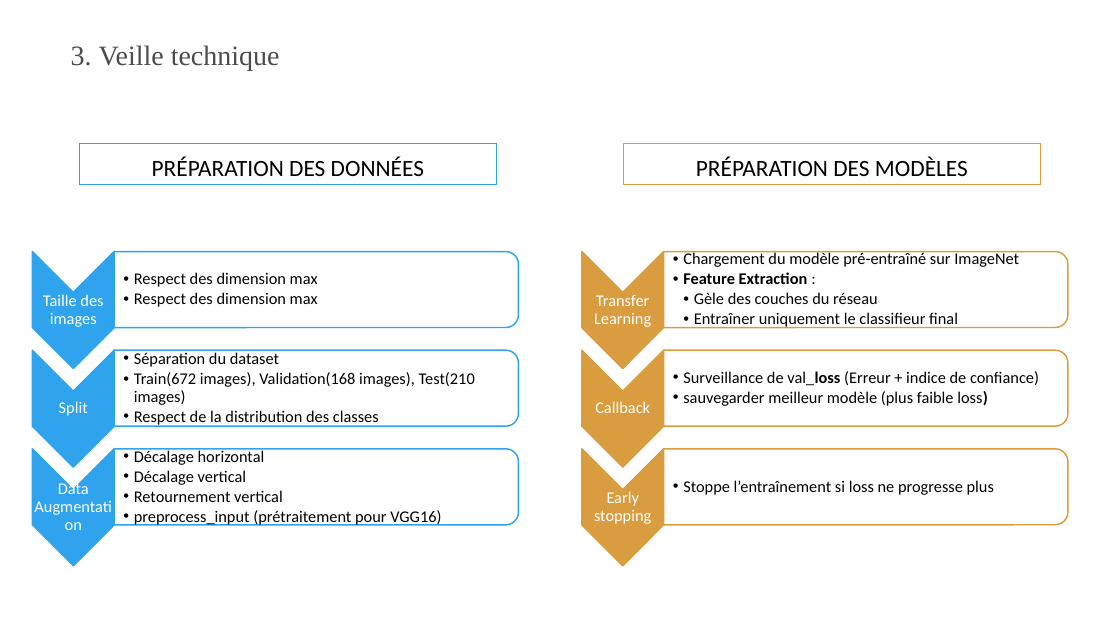
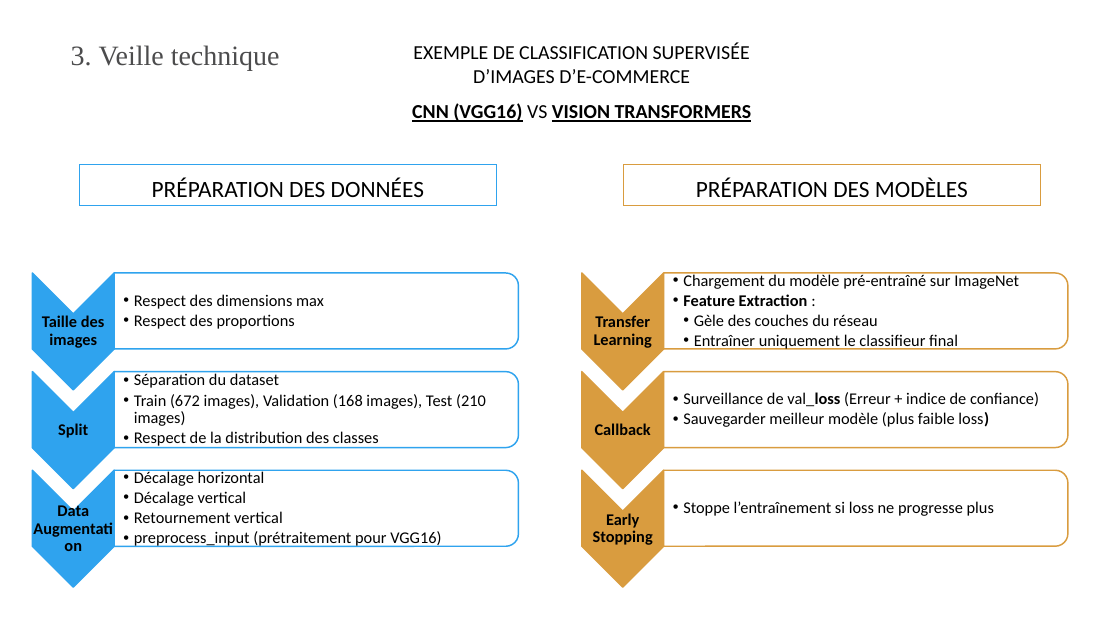
Before and after one commit to OSteeve/8_Realisez_un_dashboard_et_assurez_une_veille_technique, a slide deck: slide 18 of Presentation/P8_Otto_Steeve_4_presentation_052026.pptx. Drawn at 1120x630 pixels with LibreOffice and Linux fonts; fonts in the diff are those of the drawing. Boxes give left, top, right and bottom in pixels: in the first picture for what was removed or moved away, otherwise in the second. Text is boxed around its words. In the diff, an @@ line names an element or a change of style, - is before the commit and + after.

```diff
--- a/Presentation/P8_Otto_Steeve_4_presentation_052026.pptx
+++ b/Presentation/P8_Otto_Steeve_4_presentation_052026.pptx
@@ text added at box(412, 43, 752, 122), 17 pt, text #000000 @@
+EXEMPLE DE CLASSIFICATION SUPERVISÉE D’IMAGES D’E-COMMERCE
+CNN (VGG16) VS VISION TRANSFORMERS
@@ text at box(134, 294, 324, 329): text changed @@
-  • Respect des dimension max
-  • Respect des dimension max
+  • Respect des dimensions max
+  • Respect des proportions
@@ 10 texts, 6 chevrons, 6 round same rects, 2 rectangles: place and size @@
-10 texts, 6 chevrons, 6 round same rects, 2 rectangles at box(33, 144, 1067, 565)
+10 texts, 6 chevrons, 6 round same rects, 2 rectangles at box(33, 165, 1067, 587)
@@ text colour #FFFFFF to #000000, bold on in 5 elements at box(58, 423, 88, 438), box(595, 423, 651, 435), box(57, 503, 89, 516), box(42, 315, 105, 348), box(594, 315, 652, 348) @@
@@ text at box(134, 394, 486, 426): spaces changed @@
-  • Train(672 images), Validation(168 images), Test(210 images)
+  • Train (672 images), Validation (168 images), Test (210 images)
@@ text at box(683, 412, 989, 427): text changed @@
-  • sauvegarder meilleur modèle (plus faible loss)
+  • Sauvegarder meilleur modèle (plus faible loss)
@@ text at box(593, 513, 653, 545): text changed; text colour #FFFFFF to #000000; bold on @@
-Early stopping
+Early Stopping
```
Also in this commit, not shown: 18 other slides changed.
